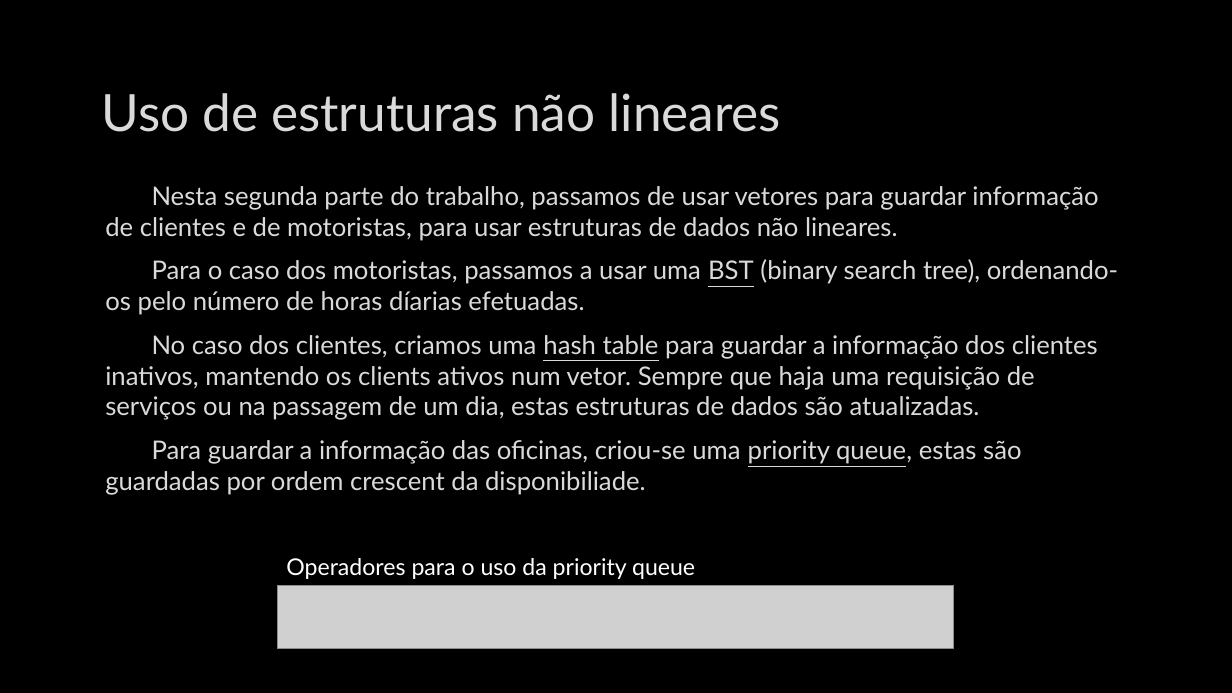
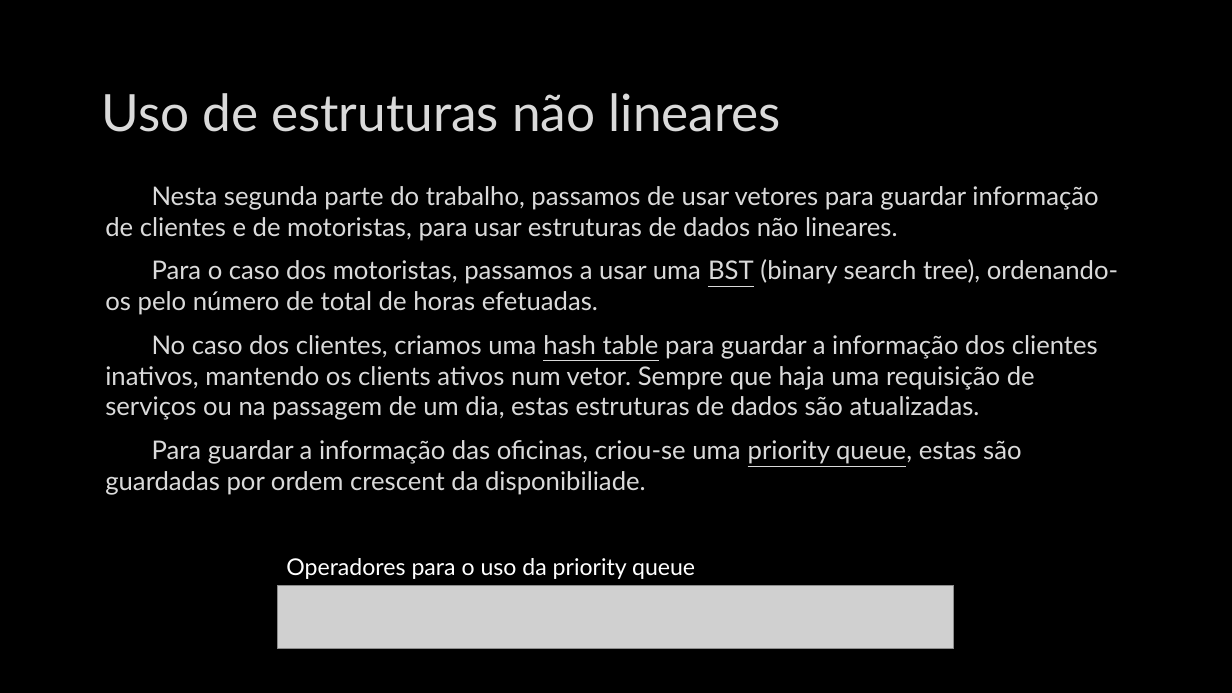
Before and after one commit to Caio-Nogueira/1-Projeto_AEDA, a slide deck: slide 3 of empresa_transportes.pptx. Drawn at 1232x693 pixels with LibreOffice and Linux fonts; fonts in the diff are those of the drawing; grey boxes stand for pictures; background and template pictures are left out. Boxes give left, top, right and bottom in pixels: in the first picture for what was removed or moved away, otherwise in the second. Text is boxed around its words. In the diff, an @@ line names an element or a change of style, - is before the commit and + after.

```diff
--- a/empresa_transportes.pptx
+++ b/empresa_transportes.pptx
@@ text at (105,259,1118,315): text changed @@
-Para o caso dos motoristas, passamos a usar uma BST (binary search tree), ordenando-os pelo número de horas díarias efetuadas.
+Para o caso dos motoristas, passamos a usar uma BST (binary search tree), ordenando-os pelo número de total de horas efetuadas.
```
Also in this commit, not shown: 5 other slides changed.
